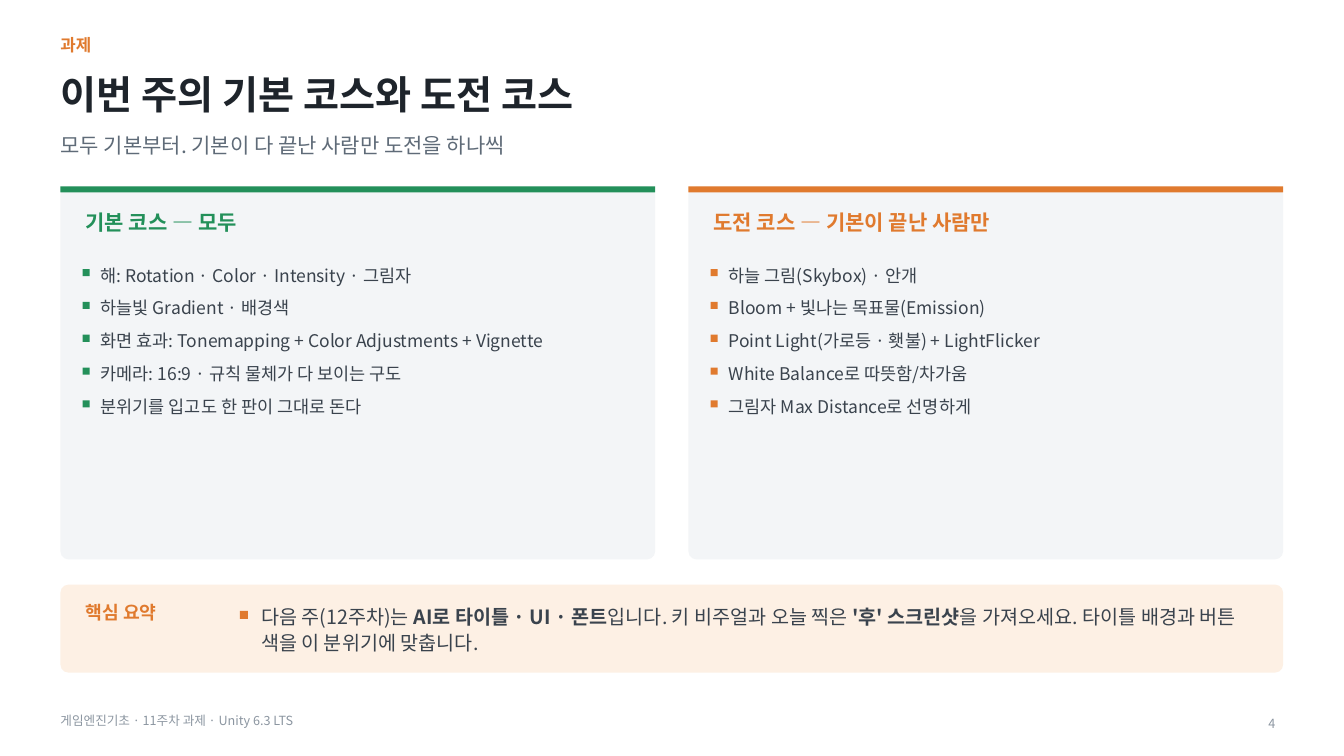
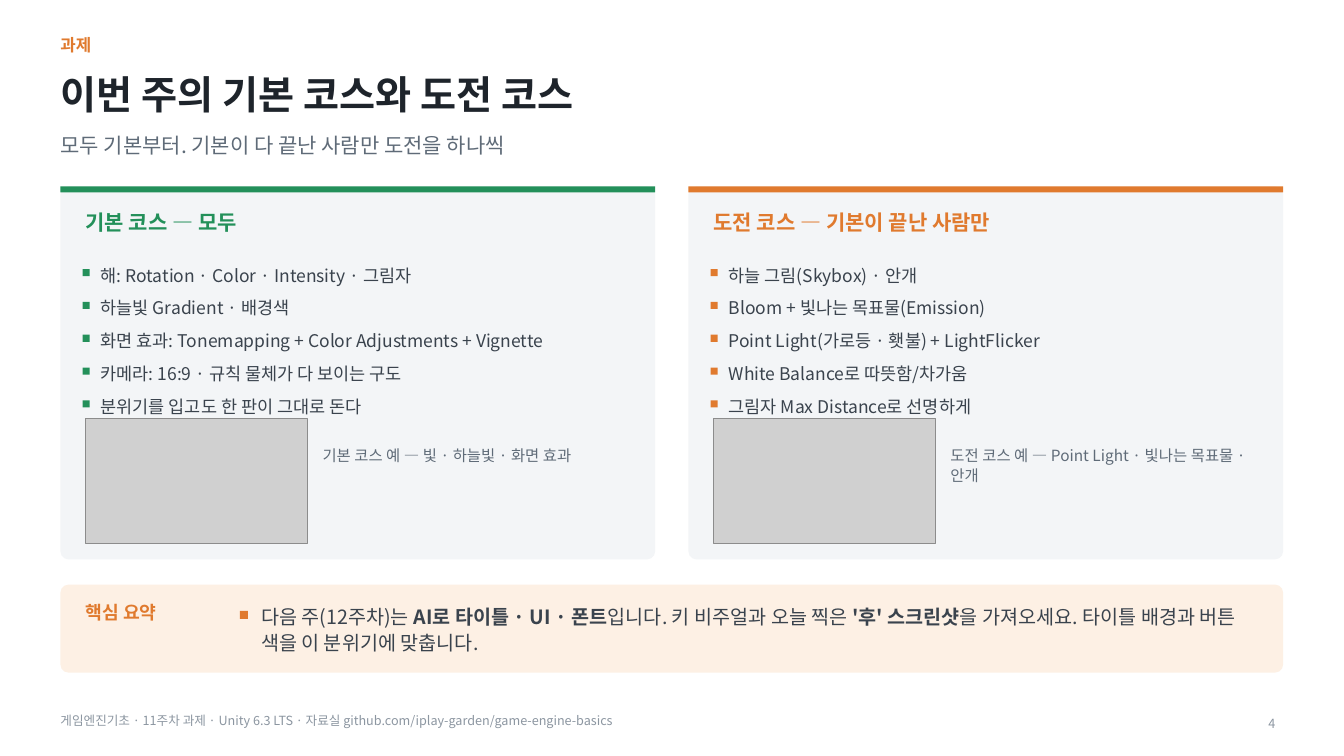
Before and after one commit to iplay-garden/game-engine-basics, a slide deck: slide 4 of 11주차/한국어/게임엔진기초_11주차_오프라인_과제안내.pptx. Drawn at 1344x756 pixels with LibreOffice and Linux fonts; fonts in the diff are those of the drawing; grey boxes stand for pictures. Boxes give left, top, right and bottom in pixels: in the first picture for what was removed or moved away, otherwise in the second. Text is boxed around its words. In the diff, an @@ line names an element or a change of style, - is before the commit and + after.

```diff
--- a/11주차/한국어/게임엔진기초_11주차_오프라인_과제안내.pptx
+++ b/11주차/한국어/게임엔진기초_11주차_오프라인_과제안내.pptx
@@ picture added at (86, 418, 308, 543) @@
@@ picture added at (714, 418, 936, 543) @@
@@ text added at (323, 448, 571, 462), 11 pt, text #5F6B78 @@
+기본 코스 예 — 빛 · 하늘빛 · 화면 효과
@@ text added at (950, 448, 1234, 482), 11 pt, text #5F6B78 @@
+도전 코스 예 — Point Light · 빛나는 목표물 · 안개
@@ text at (60, 714, 612, 728): text changed @@
-게임엔진기초 · 11주차 과제 · Unity 6.3 LTS
+게임엔진기초 · 11주차 과제 · Unity 6.3 LTS · 자료실 github.com/iplay-garden/game-engine-basics
```
Also in this commit, not shown: 4 other slides changed, 14 other files.
